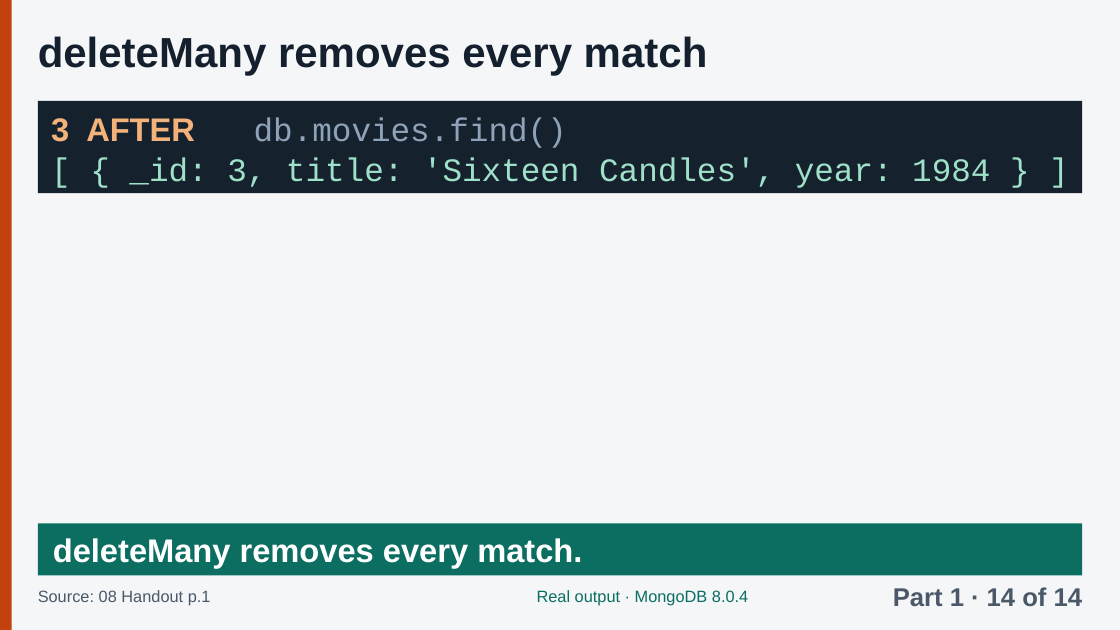
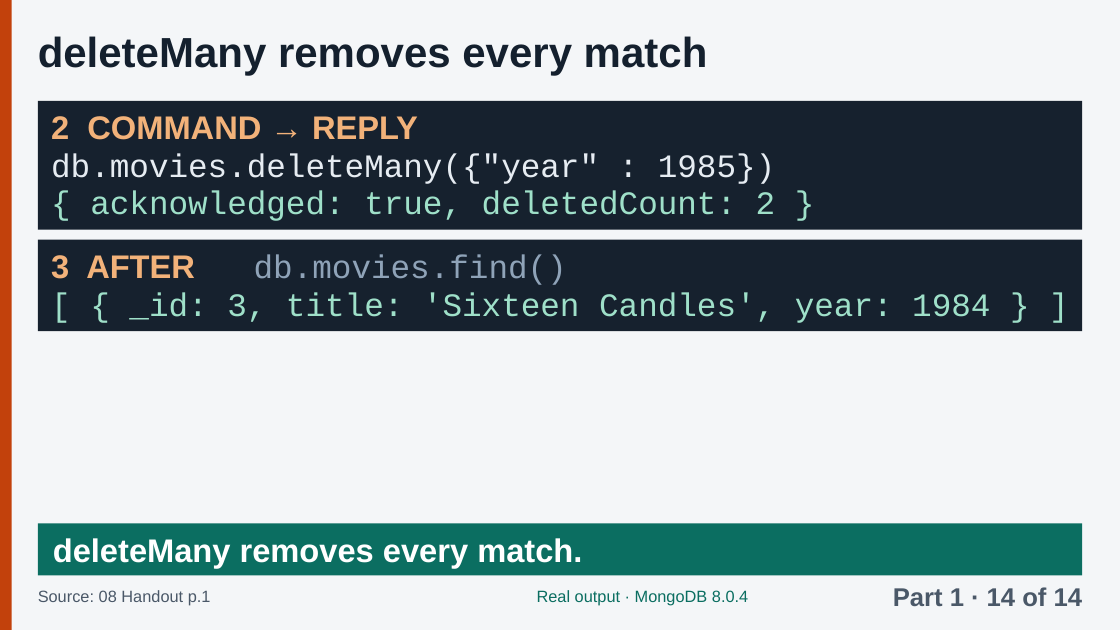
Before and after one commit to Tiredicey/ADBS, a slide deck: slide 16 of 01_FULL_DECK/ADBS_FULL_answer_key.pptx. Drawn at 1120x630 pixels with LibreOffice and Linux fonts; fonts in the diff are those of the drawing. Boxes give left, top, right and bottom in pixels: in the first picture for what was removed or moved away, otherwise in the second. Text is boxed around its words. In the diff, an @@ line names an element or a change of style, - is before the commit and + after.

```diff
--- a/01_FULL_DECK/ADBS_FULL_answer_key.pptx
+++ b/01_FULL_DECK/ADBS_FULL_answer_key.pptx
@@ rectangle: place and size @@
-rectangle at [38,101,1082,193]
+rectangle at [38,101,1082,229]
@@ text added at [51,116,776,221], 28 pt, text #E6ECF2 @@
+2 COMMAND → REPLY
+db.movies.deleteMany({"year" : 1985})
+{ acknowledged: true, deletedCount: 2 }
@@ rectangle added at [38,239,1082,331], fill #16212E @@
@@ text "3 AFTER db.movies.find()": place and size @@
-text "3 AFTER db.movies.find()" at [51,118,990,188]
+text "3 AFTER db.movies.find()" at [51,255,990,323]
@@ text "3 AFTER db.movies.find()" at [51,255,990,323]: line spacing 1 to 32pt @@
```
Also in this commit, not shown: 53 other slides changed, 2 other files.
